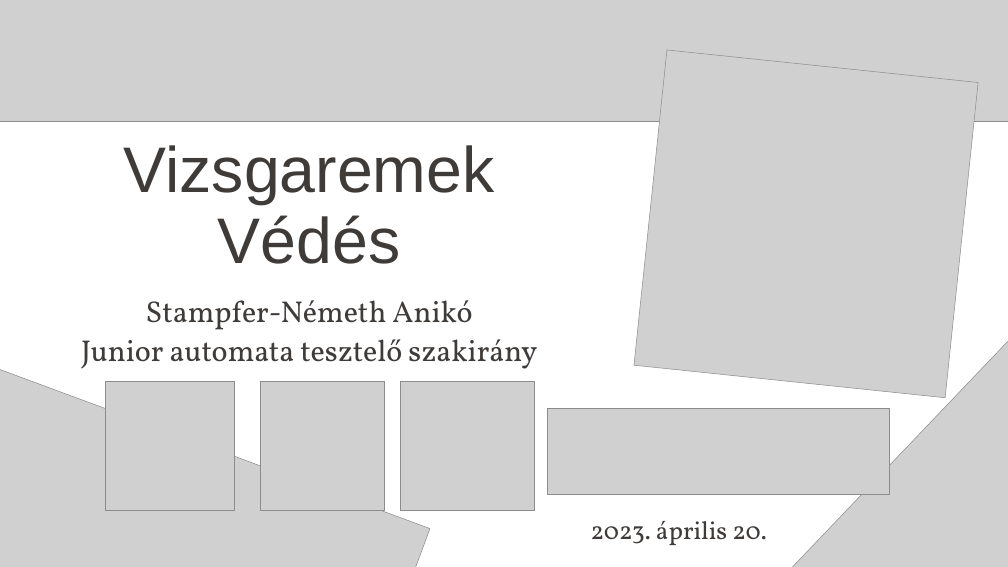
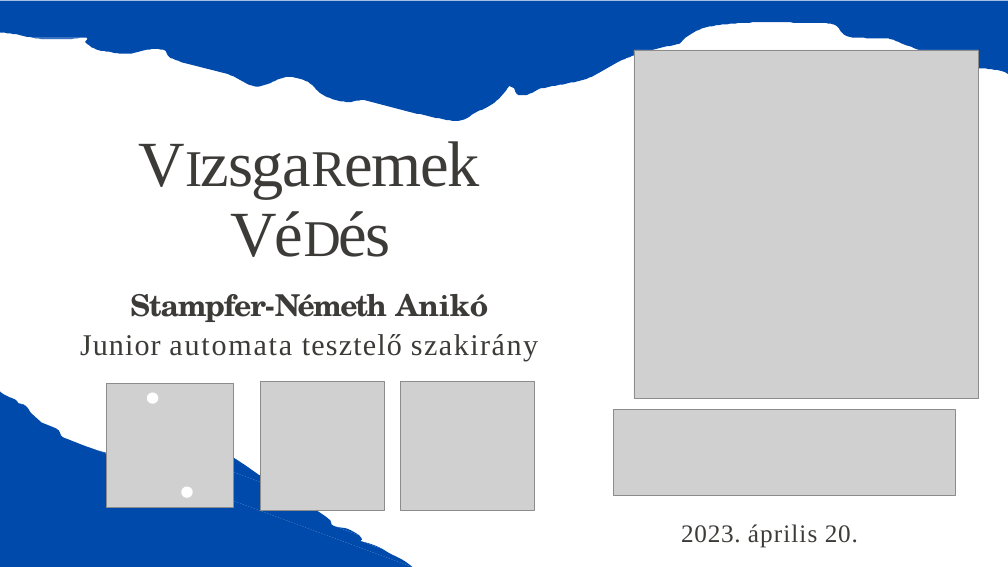
Before and after one commit to nemanihun/conduit, a slide deck: slide 1 of Vizsgaremek-vedes/Stampfer-Nemeth-Aniko-Conduit-Vizsgaremek-vedes-prezentacio.pptx. Drawn at 1008x567 pixels with LibreOffice and Linux fonts; fonts in the diff are those of the drawing; grey boxes stand for pictures; background and template pictures are left out. Boxes give left, top, right and bottom in pixels: in the first picture for what was removed or moved away, otherwise in the second. Text is boxed around its words. In the diff, an @@ line names an element or a change of style, - is before the commit and + after.

```diff
--- a/Vizsgaremek-vedes/Stampfer-Nemeth-Aniko-Conduit-Vizsgaremek-vedes-prezentacio.pptx
+++ b/Vizsgaremek-vedes/Stampfer-Nemeth-Aniko-Conduit-Vizsgaremek-vedes-prezentacio.pptx
@@ picture removed at bbox=[0, 0, 1008, 121] @@
@@ freeform shape added at bbox=[0, 1, 1008, 121], fill #004AAC @@
@@ picture at bbox=[634, 50, 978, 398]: rotation 6 to 0 degrees @@
@@ text removed at bbox=[124, 145, 495, 264] @@
-Vizsgaremek Védés
@@ title added at bbox=[138, 120, 481, 270], 92 pt, text #3D3B38 @@
+Vizsgaremek Védés
@@ text "Stampfer-Németh Anikó" at bbox=[80, 294, 538, 361]: font Vollkorn to TeX Gyre Schola, bold on in "Stampfer-Németh Anikó"; text colour #3E3B39 to #3D3B38; letter spacing 0 to -1.6 pt, letter spacing 0 to -2.5 pt in "Stampfer-Németh"; letter spacing 0 to -0.1 pt in "Anikó"; font Vollkorn to Times New Roman in "Junior automata tesztelő szakirány"; letter spacing 0 to 1.6 pt in "Junior"; letter spacing 0 to 2.6 pt in "automata"; letter spacing 0 to 1.8 pt in "tesztelő"; letter spacing 0 to 2.1 pt in "szakirány"; line spacing 55.9pt to 1; more space between paragraphs @@
@@ picture removed at bbox=[754, 271, 1008, 567] @@
@@ picture removed at bbox=[0, 367, 430, 567] @@
@@ freeform shape added at bbox=[0, 391, 412, 567], fill #004AAC @@
@@ freeform shape added at bbox=[147, 393, 193, 498], fill #FFFFFF @@
@@ picture: place and size @@
-picture at bbox=[547, 409, 890, 494]
+picture at bbox=[613, 410, 956, 495]
@@ text "2023. április 20.": place and size @@
-text "2023. április 20." at bbox=[591, 521, 767, 545]
+text "2023. április 20." at bbox=[681, 524, 858, 548]
@@ text "2023. április 20." at bbox=[681, 524, 858, 548]: size 36.1 to 36 pt, font Vollkorn to Times New Roman, text colour #3E3B39 to #3D3B38; letter spacing 0 to 1.1 pt in "2023. 20."; letter spacing 0 to 1.6 pt in "április"; alignment centre to left; indent changed; line spacing 46.9pt to 1; more space between paragraphs @@
```
Also in this commit, not shown: 6 other slides changed, 1 slide added, 1 slide removed.
